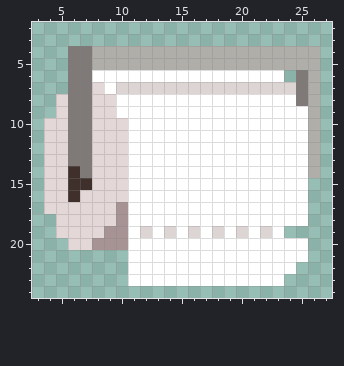
Pixel-art sprite, stored at packages/nouns-img-permutator/assets/layer-3/head-toiletpaper-full.png. That is the earlier state.
The file is 32x32 pixels. Shown: x 3..27, y 2..24.
Once edited:
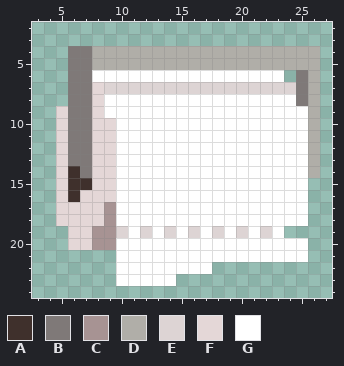
Palette (. is transparent): A #3f302c  B #7f7978  C #a79393  D #b0aea8  E #ddd4d4  F #e4d7d7  G #ffffff
The exact change:
Changed rows in their new state; - is an unchanged pixel.
first column x 4:
 7 -----E---------------
 8 -.---G---------------
 9 -----G---------------
10 .-----G--------------
11 .-----G--------------
12 .-----G--------------
13 .-----G--------------
14 .-----G--------------
15 .-----G--------------
16 .-----G--------------
17 .----CG--------------
18 -----CG--------------
19 -.--C-E--------------
20 ------G--------------
21 ------G--------------
22 ------G-------.......
23 ------G----.........-
